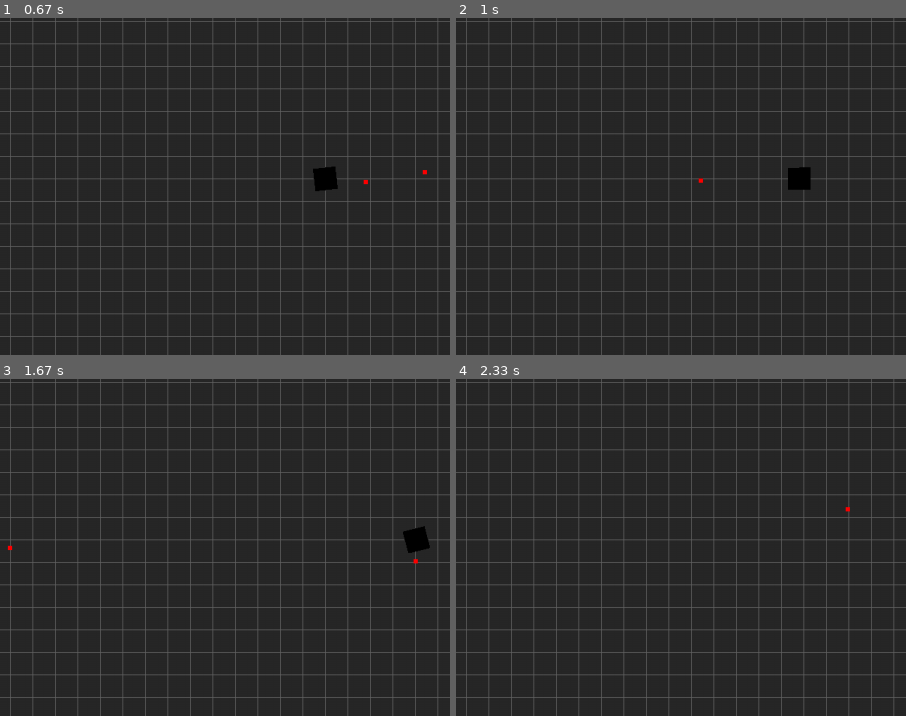
Above: before the commit, frames 1-4 (two rows, left to right).
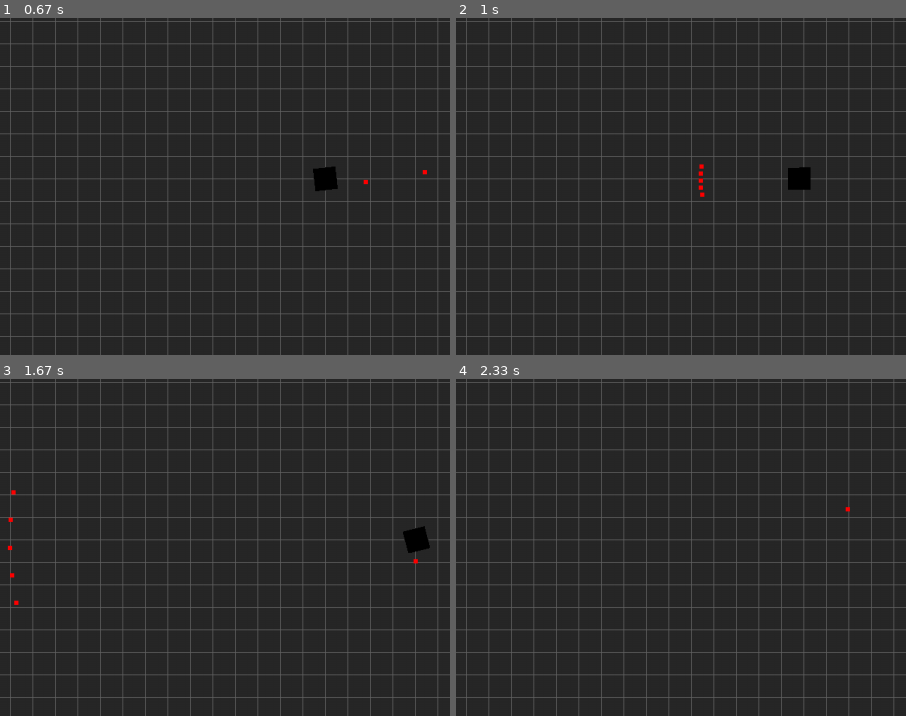
Above: after the commit, the same moments.

Repository: kangshwan/coop_pygame
Game: pygame game, started from main.py
The game is run twice, just before and just after one commit, with the same random seed, the same clock (stepped at 60 frames per second) and the same inputs.
Inputs (mouse positions are % of the whole screen's width and height, from its top left):
- Up to frame 1 (0.67 s): press the mouse at (82, 47) at 0.37 s; move the mouse to (66, 52) at 0.47 s; release the mouse at (50, 56) at 0.6 s
- Up to frame 2 (1 s): hold 2 from 0.67 s (still down); hold D from 0.67 s (still down); click (26, 51) at 0.75 s
- Up to frame 3 (1.67 s): release 2 at 1.13 s; release D at 1.13 s; tap 1 at 1.17 s; hold D from 1.5 s (still down); click (62, 59) at 1.58 s
- Up to frame 4 (2.33 s): release D at 1.97 s; hold W 2-2.3 s; click (26, 30) at 2.08 s
The pictures show only the part of the screen within x 14-64%, y 26-76%; the shares and areas given below are measured in that part.

Frame 1 is identical in both runs. In frame 2, less than 0.1% of the frame differs, in the area x 53-56%, y 43-54%; in frame 3, less than 0.1%; in frame 4, nothing differs.

Commit message:
added gunlist(shotgun)

Diff:
--- a/sprites.py
+++ b/sprites.py
@@ -29,7 +29,9 @@
         self.acc_max = vec()
         self.rot = 0
         self.last_shot = 0
-
+        self.gun_status = [True, True]
+        self.gun_select = 0
+        #1 is pistol 2 is shotgun
     def load_images(self):
         self.image = pg.Surface(self.size, pg.SRCALPHA)
         self.image.fill(BLACK)
@@ -37,6 +39,14 @@
 
     def get_keys(self):
         keys = pg.key.get_pressed()
+        if keys[pg.K_1]:
+            self.gun=[True,False]
+            self.gun_select = 0
+            print('pistol')
+        if keys[pg.K_2]:
+            self.gun=[False,True]
+            self.gun_select = 1
+            print('shotgun')
         if keys[pg.K_a]:
             self.acc.x = -PLAYER_ACC
         if keys[pg.K_d]:
@@ -47,11 +57,29 @@
             self.acc.y = PLAYER_ACC
         key = pg.mouse.get_pressed()
         if key[0]:
-            now = pg.time.get_ticks()
-            if now - self.last_shot > BULLET_RATE:
-                self.last_shot = now
-                dir = vec(1,0).rotate(self.rot)
-                Bullet(self.game, self.pos, dir)
+            if self.gun_select == 0:
+                if self.gun_status[0] == True:
+                    now = pg.time.get_ticks()
+                    if now - self.last_shot > BULLET_RATE:
+                        self.last_shot = now
+                        dir = vec(1,0).rotate(self.rot)
+                        Bullet(self.game, self.pos, dir)
+            if self.gun_select == 1:
+                if self.gun_status[1] == True:
+                    now = pg.time.get_ticks()
+                    if now - self.last_shot > BULLET_RATE:
+                        self.last_shot = now
+                        dir = vec(1,0).rotate(self.rot - 10 )
+                        Bullet(self.game, self.pos, dir)
+                        dir = vec(1,0).rotate(self.rot - 5 )
+                        Bullet(self.game, self.pos, dir)
+                        dir = vec(1,0).rotate(self.rot)
+                        Bullet(self.game, self.pos, dir)
+                        dir = vec(1,0).rotate(self.rot + 5)
+                        Bullet(self.game, self.pos, dir)
+                        dir = vec(1,0).rotate(self.rot + 10)
+                        Bullet(self.game, self.pos, dir)
+
 
     def update(self):
         self.acc = vec(0,0)
@@ -109,7 +137,8 @@
         self.rot = angle
         # Create a new rect with the center of the old rect.
         self.rect = self.image.get_rect(center=self.rect.center)
-
+    def shotgun(self):
+        pass
 class Leg(Player):
     def __init__(self,game):
         super().__init__(game)
@@ -155,6 +184,7 @@
             self.kill()
 
 
+
 class Wall(pg.sprite.Sprite):
     def __init__(self, game, x, y):
         self.groups = game.all_sprites, game.walls
Not shown, changed: .gitignore
